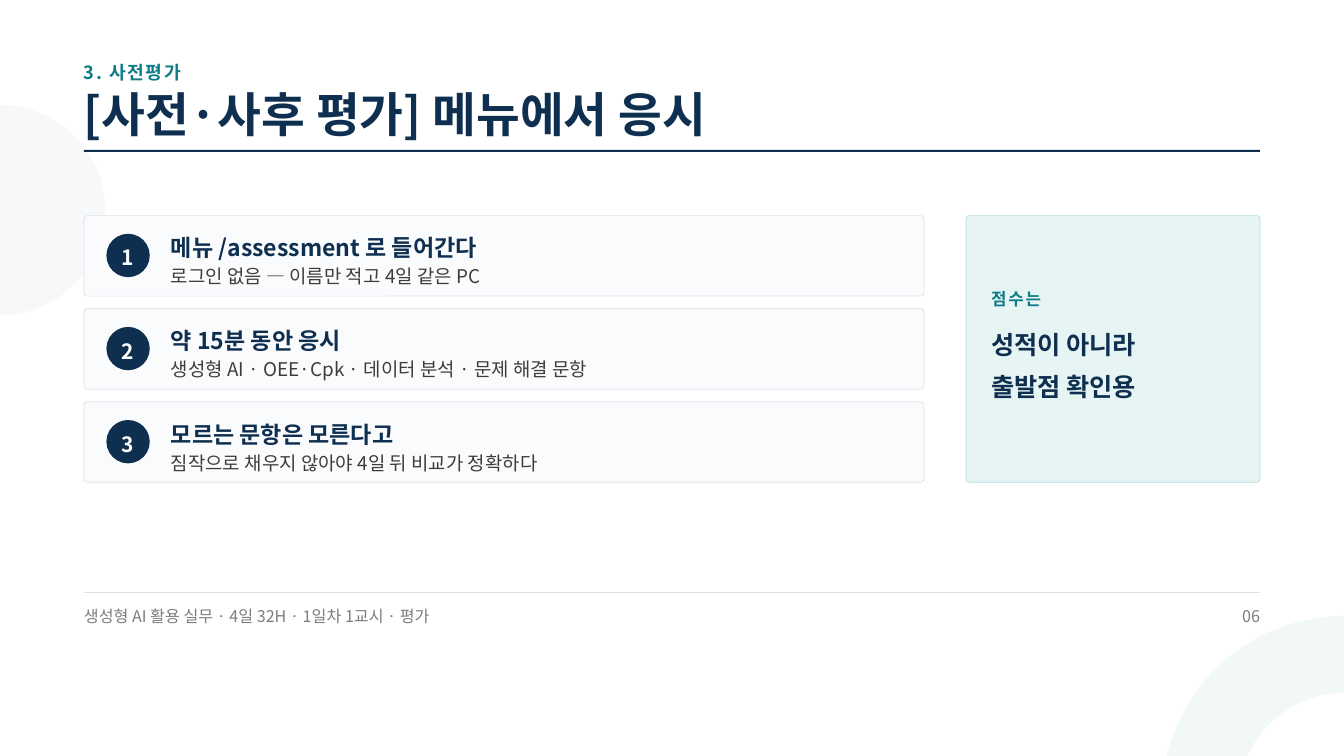
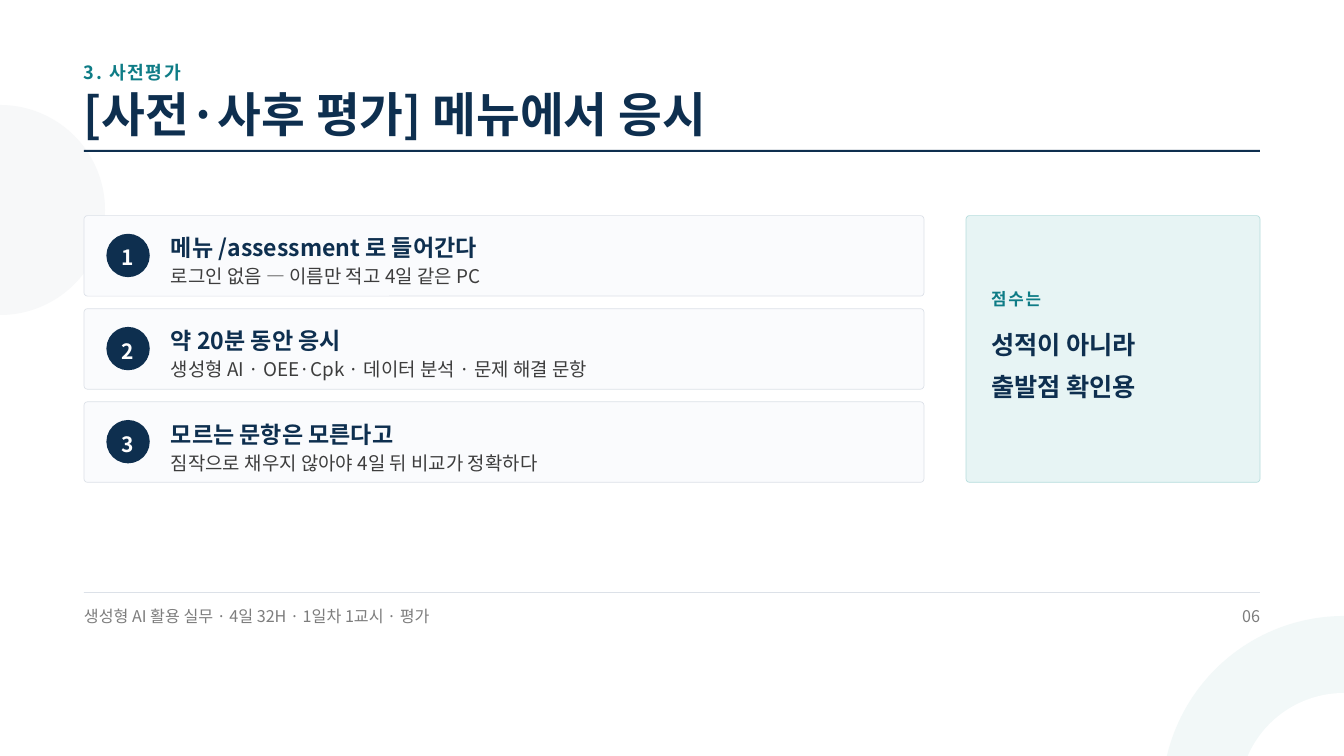
Before and after one commit to aebonlee/materials, a slide deck: slide 14 of knf/decks/days/day1.pptx. Drawn at 1344x756 pixels with LibreOffice and Linux fonts; fonts in the diff are those of the drawing. Boxes give left, top, right and bottom in pixels: in the first picture for what was removed or moved away, otherwise in the second. Text is boxed around its words. In the diff, an @@ line names an element or a change of style, - is before the commit and + after.

```diff
--- a/knf/decks/days/day1.pptx
+++ b/knf/decks/days/day1.pptx
@@ text at (171, 329, 341, 351): text changed @@
-약 15분 동안 응시
+약 20분 동안 응시
```
Also in this commit, not shown: 1 other slide changed, 9 other files.
